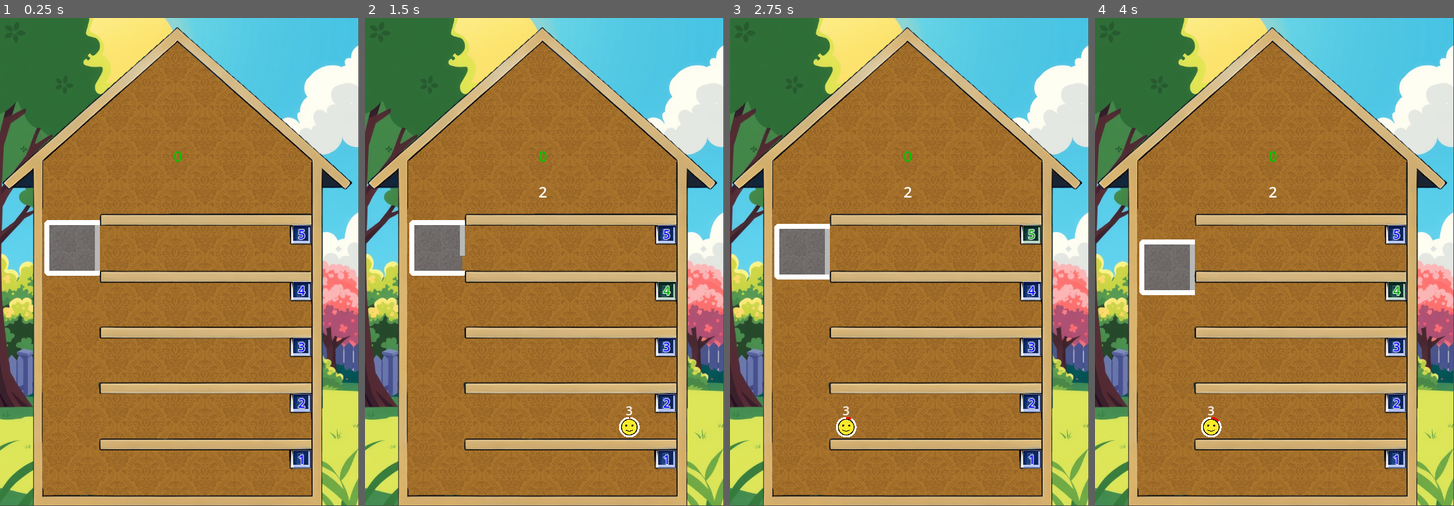
Above: before the commit, frames 1-4 (left to right).
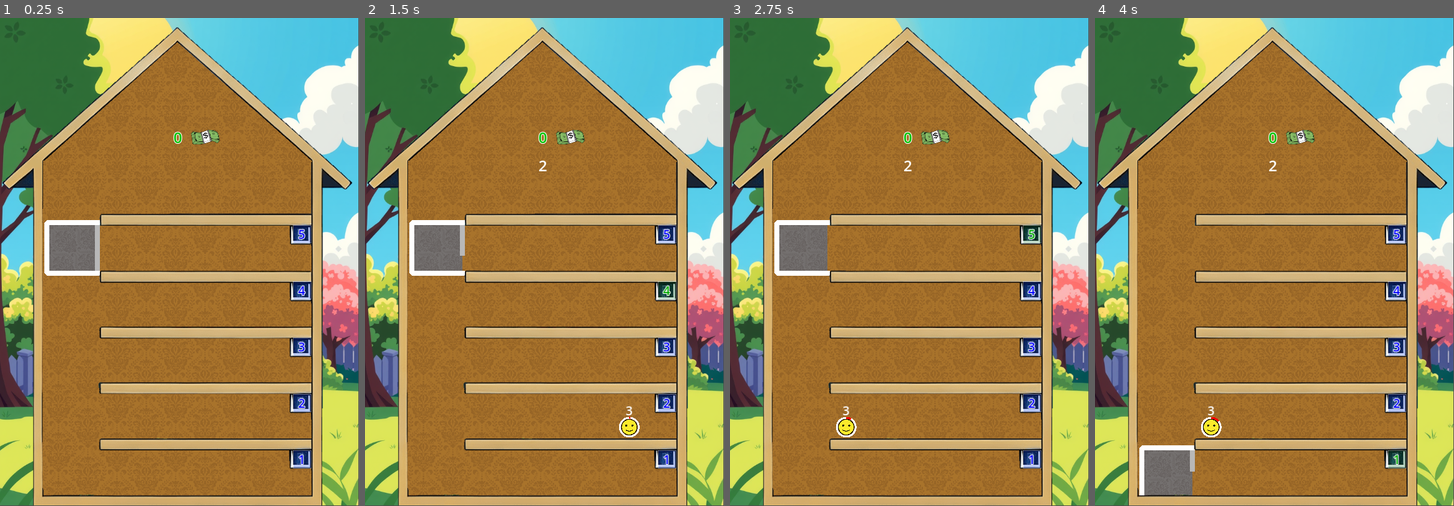
Above: after the commit, the same moments.

Repository: gilad905/elevator-boy
Game: Godot game, scene res://scenes/main.tscn
The game is run twice, just before and just after one commit, with the same random seed, the same clock (stepped at 60 frames per second) and the same inputs.
Inputs:
- Up to frame 1 (0.25 s): no input
- Up to frame 2 (1.5 s): tap Enter at 0.5 s; hold Up (elevator_move_up) 0.53-1.28 s; hold A (time_scale_decrease) 0.53-1.28 s; tap Q (time_scale_increase) at 0.8, 1.35 s; hold Down (elevator_move_down) from 1.28 s (still down)
- Up to frame 3 (2.75 s): tap A (time_scale_decrease) at 1.55 s; release Down (elevator_move_down) at 2.03 s; hold Up (elevator_move_up) from 2.03 s (still down); hold Q (time_scale_increase) from 2.03 s (still down); tap Space (door_toggle) at 2.1 s
- Up to frame 4 (4 s): release Q (time_scale_increase) at 2.78 s; tap A (time_scale_decrease) at 2.85 s; tap Space (door_toggle) at 3.5 s; release Up (elevator_move_up) at 3.53 s; hold Down (elevator_move_down) from 3.53 s (still down); hold Q (time_scale_increase) from 3.53 s (still down)

The runs differ from the first frame. In frame 1, 0.3% of the frame differs, in the area x 48-62%, y 22-30%; in frame 2, 0.3%; in frame 3, 0.9%; in frame 4, 4.0%, in the area x 12-87%, y 22-98%.

Commit message:
money counter + losing on debt reached

Diff:
--- a/scenes/main.tscn
+++ b/scenes/main.tscn
@@ -8,7 +8,8 @@
 [ext_resource type="Script" path="res://scripts/door.gd" id="3_3jsbd"]
 [ext_resource type="Script" path="res://scripts/persons.gd" id="3_ag5il"]
 [ext_resource type="Script" path="res://scripts/elevator.gd" id="4_iffau"]
-[ext_resource type="Script" path="res://scripts/counter.gd" id="7_obsw0"]
+[ext_resource type="Script" path="res://scripts/hud.gd" id="9_oiqtx"]
+[ext_resource type="Texture2D" uid="uid://bwy8vnk6nn1fb" path="res://assets/dollars.png" id="10_sj0jc"]
 
 [sub_resource type="GDScript" id="GDScript_pim70"]
 
@@ -27,11 +28,11 @@
 texture = ExtResource("2_6k6yx")
 texture_scale = Vector2(2, 2)
 polygon = PackedVector2Array(43, 143, 189, 12, 340, 149, 340, 506, 41, 506)
+metadata/_edit_lock_ = true
 
 [node name="Elevator" type="Area2D" parent="."]
 position = Vector2(50, 212)
 script = ExtResource("4_iffau")
-one_floor_duration_sec = 1
 metadata/_edit_lock_ = true
 
 [node name="Wallpaper" type="Polygon2D" parent="Elevator"]
@@ -42,6 +43,7 @@
 texture_scale = Vector2(3, 3)
 texture_rotation = 0.785398
 polygon = PackedVector2Array(0, 0, 53, 0, 53, 53, 0, 53)
+metadata/_edit_lock_ = true
 
 [node name="Door" type="Line2D" parent="Elevator"]
 position = Vector2(0, 2.5)
@@ -68,6 +70,7 @@
 shape = SubResource("RectangleShape2D_a8ijt")
 shape_visible = false
 action = "door_toggle"
+metadata/_edit_lock_ = true
 
 [node name="Building" type="Sprite2D" parent="."]
 position = Vector2(188, 229)
@@ -104,30 +107,55 @@
 [node name="PersonsTimer" type="Timer" parent="Persons"]
 wait_time = 8.0
 
-[node name="Labels" type="Node2D" parent="."]
+[node name="HUD" type="Node2D" parent="."]
+script = ExtResource("9_oiqtx")
+lose_on_debt = -10
+metadata/_edit_lock_ = true
 
-[node name="Counter" type="Label" parent="Labels"]
+[node name="Money" type="Label" parent="HUD"]
 offset_left = 170.0
-offset_top = 130.0
+offset_top = 110.0
 offset_right = 210.0
-offset_bottom = 153.0
+offset_bottom = 133.0
 theme_override_colors/font_color = Color(0, 0.759174, 0, 1)
+theme_override_colors/font_outline_color = Color(1, 1, 1, 1)
+theme_override_constants/outline_size = 3
 text = "0"
 horizontal_alignment = 1
 vertical_alignment = 1
-script = ExtResource("7_obsw0")
 metadata/_edit_lock_ = true
 
-[node name="TimeScale" type="Label" parent="Labels"]
+[node name="TimeScale" type="Label" parent="HUD"]
 offset_left = 170.0
-offset_top = 168.0
+offset_top = 140.0
 offset_right = 210.0
-offset_bottom = 153.0
+offset_bottom = 163.0
+text = "0
+"
 horizontal_alignment = 1
+metadata/_edit_lock_ = true
+
+[node name="Dollars" type="Sprite2D" parent="HUD"]
+position = Vector2(219, 121)
+scale = Vector2(0.306287, 0.306287)
+texture = ExtResource("10_sj0jc")
+
+[node name="OverlayPrompt" type="Label" parent="."]
+visible = false
+top_level = true
+offset_left = 104.0
+offset_top = 236.0
+offset_right = 287.0
+offset_bottom = 289.0
+theme_override_font_sizes/font_size = 38
+text = "YOU LOSE"
+horizontal_alignment = 1
+vertical_alignment = 1
 
 [node name="ElevatorEnterTimer" type="Timer" parent="."]
 wait_time = 0.5
 
 [connection signal="state_changed" from="Elevator/Door" to="." method="_on_door_state_changed"]
 [connection signal="timeout" from="Persons/PersonsTimer" to="." method="_on_persons_timer_timeout"]
+[connection signal="debt_reached" from="HUD" to="." method="_on_debt_reached"]
 [connection signal="timeout" from="ElevatorEnterTimer" to="." method="_on_elevator_enter_timer_timeout"]
--- a/scripts/counter.gd
+++ /dev/null
@@ -1,4 +0,0 @@
-extends Label
-
-func increment():
-	text = str(int(text) + 1)
--- a/scripts/elevator.gd
+++ b/scripts/elevator.gd
@@ -63,9 +63,12 @@
 	for person in $Persons.get_children():
 		if person.dest == current_floor_num:
 			was_removed = true
-			if not person.is_patience_ended:
+			if person.is_patience_ended:
+				get_node("/root/Main/HUD").increment_money(false)
+			else:
 				await person.show_reached_dest()
-				get_node("/root/Main/Labels/Counter").increment()
+				get_node("/root/Main/HUD").increment_money(true)
+
 			$Persons.remove_child(person)
 	if was_removed:
 		update_person_positions()
--- a/scripts/floor.gd
+++ b/scripts/floor.gd
@@ -50,6 +50,7 @@
 	$Persons.remove_child(person)
 	person.queue_free()
 	update_person_positions()
+	get_node("/root/Main/HUD").increment_money(false)
 
 func _on_touched() -> void:
 	elevator.go_to_floor(get_index() + 1)
--- /dev/null
+++ b/scripts/hud.gd
@@ -0,0 +1,17 @@
+extends Node2D
+
+signal debt_reached()
+
+@export var lose_on_debt: int
+
+func _ready() -> void:
+	$TimeScale.text = ""
+
+func increment_money(go_up: bool) -> void:
+	var shift = 1 if go_up else -1
+	var new_amount = int($Money.text) + shift
+	var color = Color.GREEN if new_amount >= 0 else Color.RED
+	$Money.text = str(new_amount)
+	$Money.add_theme_color_override("font_color", color)
+	if new_amount == lose_on_debt:
+		debt_reached.emit()
--- a/scripts/main.gd
+++ b/scripts/main.gd
@@ -24,9 +24,9 @@
 func set_time_scale(to_increase: bool):
 	var time_scale = Engine.get_time_scale()
 	var shift = 2.0 if to_increase else 0.5
-	time_scale = clamp(time_scale * shift, 0.125, 16.0)
+	time_scale = clamp(time_scale * shift, 0.125, 32.0)
 	Engine.set_time_scale(time_scale)
-	$Labels/TimeScale.text = str(time_scale)
+	$HUD/TimeScale.text = str(time_scale)
 
 func _on_persons_timer_timeout() -> void:
 	$Persons.add_random_person()
@@ -43,3 +43,14 @@
 	var floor_num = $Elevator.current_floor_num
 	var _floor = $Floors.get_floor(floor_num)
 	_floor.enter_elevator_next()
+
+func _on_debt_reached() -> void:
+	$OverlayPrompt.show()
+	var tween = create_tween().tween_property(self, "modulate", Color("4f4f4f"), 1)
+	await tween.finished
+	get_node("/root").set_process_mode(ProcessMode.PROCESS_MODE_DISABLED)
+	get_tree().paused = true
+	await get_tree().create_timer(4).timeout
+	get_node("/root").set_process_mode(ProcessMode.PROCESS_MODE_PAUSABLE)
+	get_tree().paused = false
+	get_tree().reload_current_scene()
Binary file added: assets/dollars.png
Not shown, added: assets/dollars.png.import
Not shown: 1 places in scenes/main.tscn that only renumber resources
